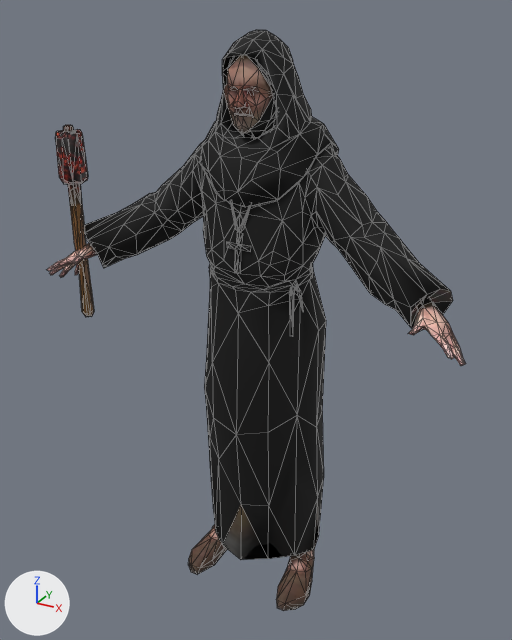
Before and after pictures for a commit that changed the glTF model models/fanatic.glb.
The view is the same before and after, from a camera (50 mm lens) standing at (0.965, -1.766, 1.852) and looking at (-0.017, 0.02, 0.959). Lighting does not change. The marker at lower left points along +X, +Y and +Z. The older version comes first. Mesh edges are drawn as thin lines. Vertices at exactly the same position are counted once.

Names of what the first picture shows: 'fanatic'.
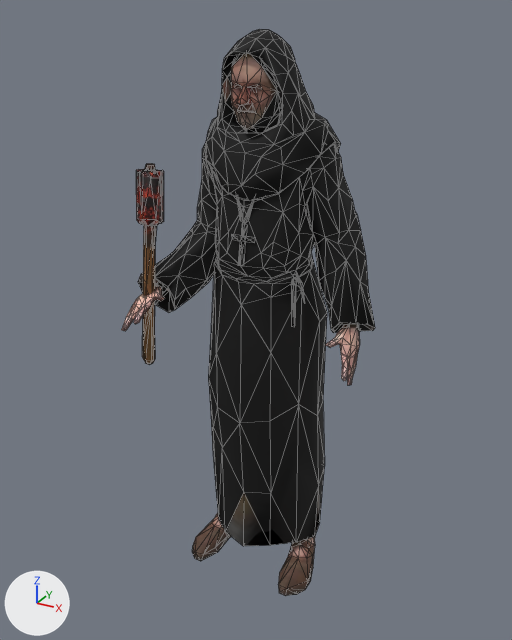
What changed in the scene script:
```text
Change me_material1_001:
    used by ob_fanatic; location = (0.0, 0.0, 0.0)
    remove me_material1_001.from_pydata(...)  # 1112 vertices, 1999 faces; spans x -0.67..0.67, y -0.22..0.22, z 0.0..1.8
    add me_material1_001.from_pydata(...)  # 1112 vertices, 1999 faces; spans x -0.36..0.36, y -0.28..0.28, z 0.0..1.8
    me_material1_001 part 1: the loose piece of 111 vertices spanning x -0.09..0.09, y -0.12..0.06, z 1.49..1.77 is moved by (-0.02, 0.06, 0.0)
    me_material1_001 part 2: the loose piece of 54 vertices spanning x -0.23..-0.11, y -0.15..0.13, z 0.0..0.23 is moved by (-0.02, 0.06, 0.0)
    me_material1_001 part 3: the loose piece of 54 vertices spanning x 0.11..0.23, y -0.15..0.13, z 0.0..0.23 is moved by (-0.02, 0.06, 0.0)
    me_material1_001 part 4: the loose piece of 96 vertices spanning x 0.5..0.67, y -0.22..-0.04, z 1.04..1.19 is multiplied about its middle by the matrix ((0.785, 0.107, 0.61), (-0.006, 0.986, -0.166), (-0.619, 0.126, 0.775)), then moved by (-0.3, 0.17, -0.19)
    me_material1_001 part 5: the loose piece of 8 vertices spanning x 0.14..0.17, y -0.05..-0.03, z 1.05..1.14 is moved by (-0.02, 0.06, 0.0)
    me_material1_001 part 6: the loose piece of 9 vertices spanning x 0.14..0.16, y -0.09..-0.05, z 0.98..1.13 is moved by (-0.02, 0.06, 0.0)
    me_material1_001 part 7: the loose piece of 78 vertices spanning x -0.61..-0.53, y -0.18..-0.09, z 1.36..1.52 is multiplied about its middle by the matrix ((0.505, -0.863, 0.019), (0.859, 0.505, 0.09), (-0.087, -0.029, 0.996)), then moved by (0.29, -0.01, -0.09)
    me_material1_001 part 8: the loose piece of 86 vertices spanning x -0.59..-0.55, y -0.15..-0.11, z 0.92..1.53 is multiplied about its middle by the matrix ((0.505, -0.863, 0.019), (0.859, 0.505, 0.09), (-0.087, -0.029, 0.996)), then moved by (0.29, -0.02, -0.09)
    me_material1_001 part 9: 597 of 1112 vertices moved; they spanned x -0.67..0.6, y -0.22..0.22, z 0.12..1.8 and now span x -0.36..0.36, y -0.28..0.28, z 0.12..1.8; mean shift (0.03, 0.05, -0.03); largest move (-0.64, -0.22, 1.09) -> (-0.25, -0.28, 1.02)
    other edits to the shape of me_material1_001 do not show in these pictures
```

Boxes [x1, y1, x2, y2] around the edits, measured in the pictures (512 x 640 px; the box of a moved part takes in the faces that stretch with it):
'fanatic', reshaped (39% narrower)
    before: [47, 30, 465, 611]
    after: [122, 29, 375, 596]
part 1 of me_material1_001, moved or reshaped
    before: [227, 55, 277, 138]
    after: [231, 53, 283, 133]
part 2 of me_material1_001, moved or reshaped
    before: [188, 525, 228, 574]
    after: [192, 513, 231, 561]
part 3 of me_material1_001, moved or reshaped
    before: [276, 550, 314, 611]
    after: [278, 537, 315, 596]
part 4 of me_material1_001, moved or reshaped
    before: [408, 298, 465, 366]
    after: [325, 324, 360, 385]
part 5 of me_material1_001, moved or reshaped
    before: [296, 287, 303, 310]
    after: [297, 275, 304, 300]
part 6 of me_material1_001, moved or reshaped
    before: [289, 287, 294, 337]
    after: [291, 279, 296, 327]
part 7 of me_material1_001, moved or reshaped
    before: [55, 129, 88, 185]
    after: [136, 169, 164, 226]
part 8 of me_material1_001, moved or reshaped
    before: [63, 126, 94, 317]
    after: [142, 163, 157, 364]
part 9 of me_material1_001, moved or reshaped
    before: [47, 30, 453, 560]
    after: [122, 29, 375, 546]
